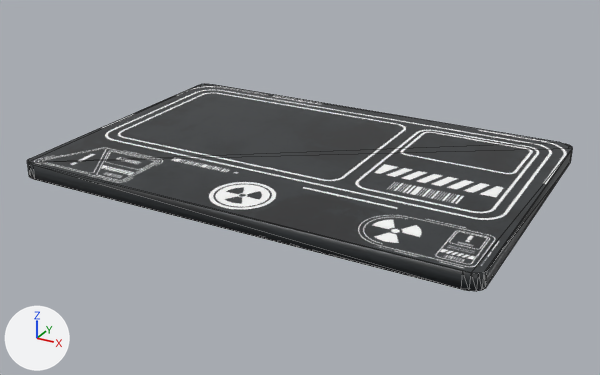
Two versions of the glTF model Assets/Panel_v001.glb, one commit apart.
The view is the same before and after, from a 50 mm camera at (0.24, -0.444, 0.202) aimed at (0.0, -0.008, -0.016). Arrows for +X, +Y and +Z are at lower left; the lights stay in place. Mesh edges are drawn as thin lines.

The first picture shows 'panel'.
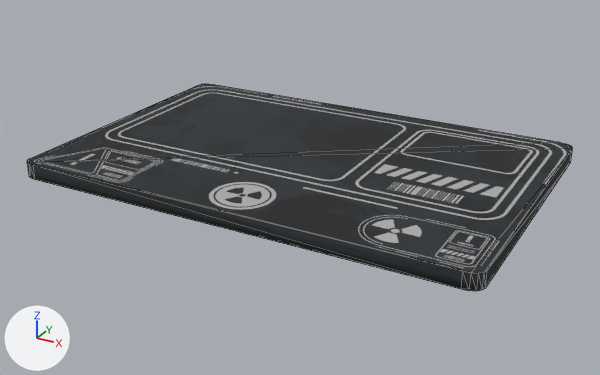
The change, as a list of edits to the scene's bpy script:
```text
Add img_touchmenudiffuse:
    img_touchmenudiffuse = load_image('TouchMenuDiffuse', '_unpacked/TouchMenuDiffuse', 2048, 2048, 'sRGB')
Add img_touchmenumrao:
    img_touchmenumrao = load_image('TouchMenuMRAO', '_unpacked/TouchMenuMRAO', 2048, 2048, 'Non-Color')
Change mat_material:
    where n0 = _N.new('ShaderNodeBsdfPrincipled'); n0.name = 'Principled BSDF'
    remove n0.inputs[2].default_value = 0.4  # 'Roughness'
    where n2 = _N.new('ShaderNodeTexImage'); n2.name = 'Image Texture'
    n2.image: img_paneltexture -> img_touchmenudiffuse
    add n3 = _N.new('ShaderNodeSeparateColor'); n3.name = 'Separate Color'
    add n4 = _N.new('ShaderNodeTexImage'); n4.name = 'Image Texture.001'
    add n4.image = img_touchmenumrao
    add _L.new(n3.outputs[2], n0.inputs[1])  # 'Blue' to 'Metallic'
    add _L.new(n3.outputs[1], n0.inputs[2])  # 'Green' to 'Roughness'
    add _L.new(n4.outputs[0], n3.inputs[0])  # 'Color' to 'Color'
```

Location of each change, (x1, y1, x2, y2) in pixels of the pictures (600 x 375 px):
'panel', surface changed
    both: (27, 84, 573, 289)
